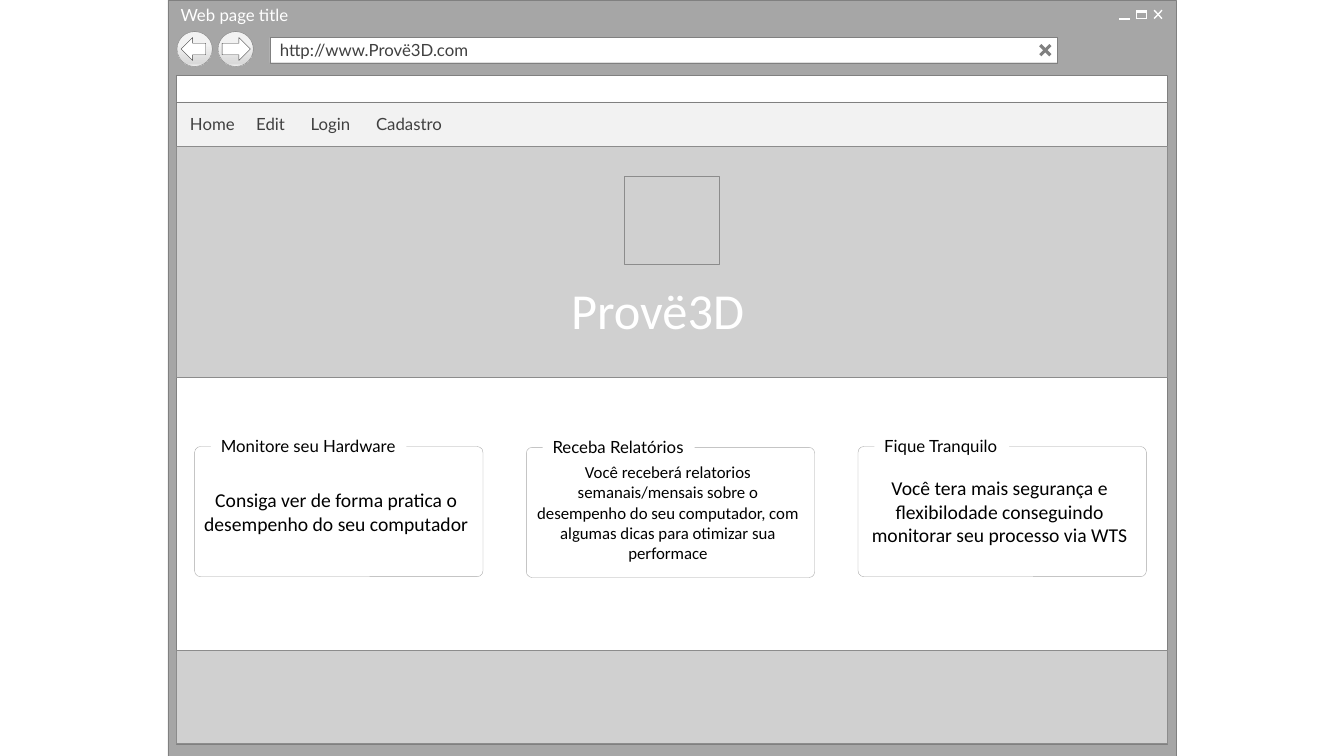
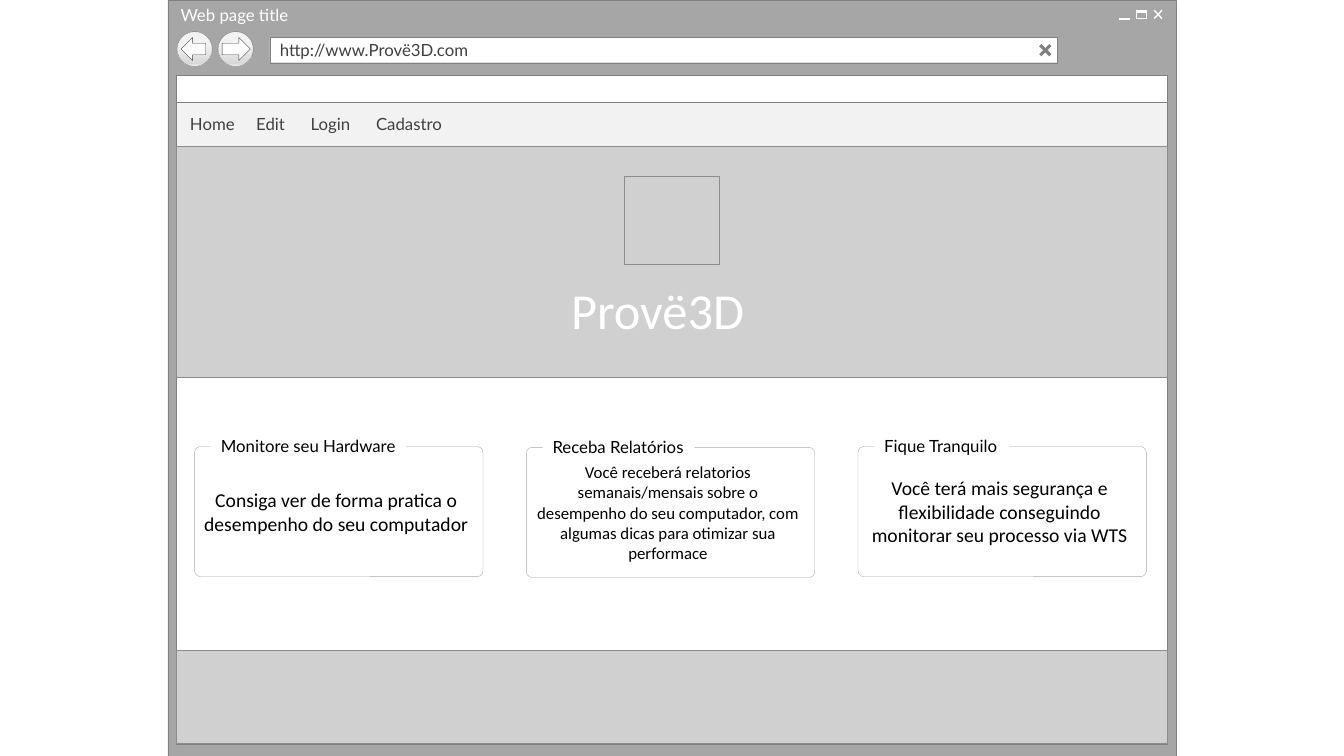
Before and after one commit to 1506kidrauhl/Prove3D, a slide deck: slide 10 of Documentação/MockupDeTelas/Mockup.pptx. Drawn at 1344x756 pixels with LibreOffice and Linux fonts; fonts in the diff are those of the drawing; grey boxes stand for pictures; background and template pictures are left out. Boxes give left, top, right and bottom in pixels: in the first picture for what was removed or moved away, otherwise in the second. Text is boxed around its words. In the diff, an @@ line names an element or a change of style, - is before the commit and + after.

```diff
--- a/Documentação/MockupDeTelas/Mockup.pptx
+++ b/Documentação/MockupDeTelas/Mockup.pptx
@@ text in rounded rectangle at <box>872,481,1127,545</box>: text changed @@
-Você tera mais segurança e flexibilodade conseguindo monitorar seu processo via WTS
+Você terá mais segurança e flexibilidade conseguindo monitorar seu processo via WTS
```
Also in this commit, not shown: 4 other slides changed, 9 other files.
